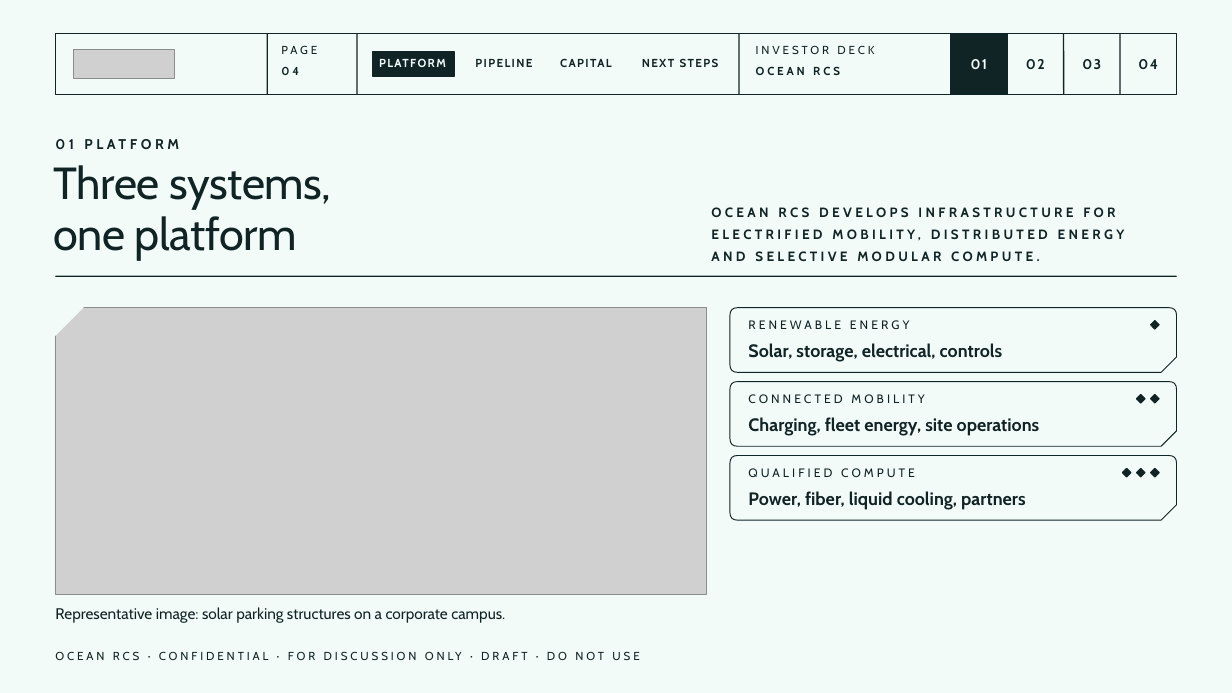
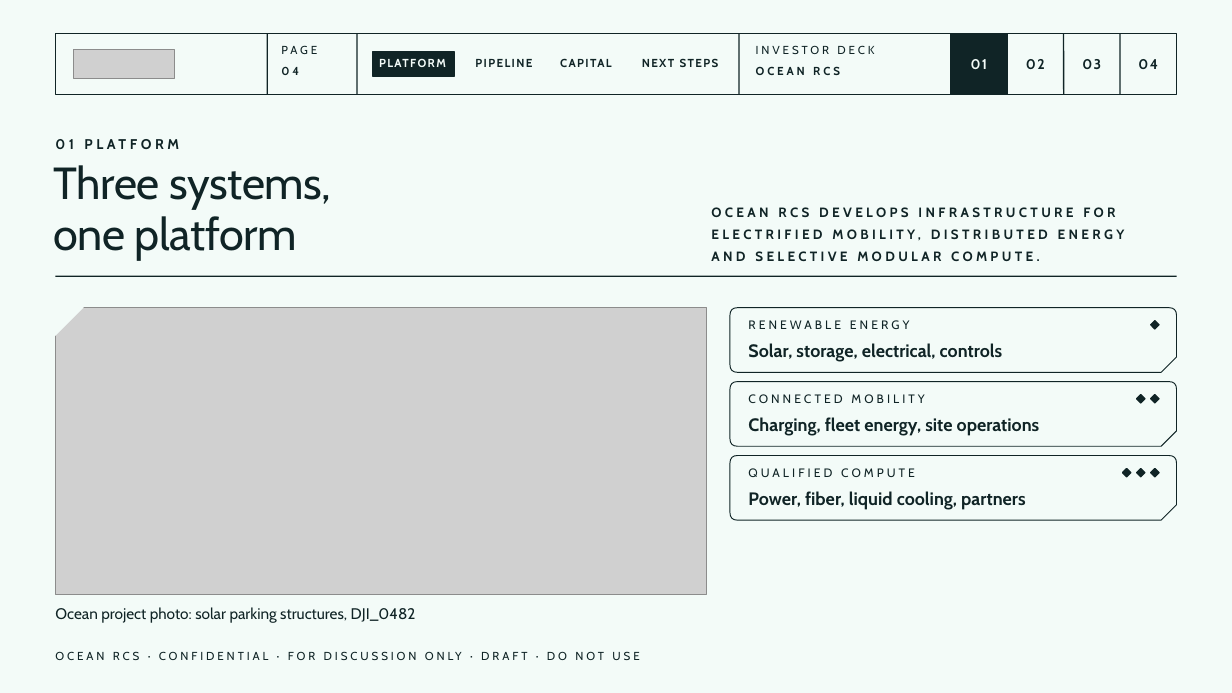
Before and after one commit to sfield079/ocean-brand-system, a slide deck: slide 4 of output/pptx/ocean-mobility-energy-investor.pptx. Drawn at 1232x693 pixels with LibreOffice and Linux fonts; fonts in the diff are those of the drawing; grey boxes stand for pictures. Boxes give left, top, right and bottom in pixels: in the first picture for what was removed or moved away, otherwise in the second. Text is boxed around its words. In the diff, an @@ line names an element or a change of style, - is before the commit and + after.

Commit message:
Regenerate Ocean investor, leadership and diligence decks from shared recipes

```diff
--- a/output/pptx/ocean-mobility-energy-investor.pptx
+++ b/output/pptx/ocean-mobility-energy-investor.pptx
@@ text at (101, 607, 416, 623): text changed @@
-Representative image: solar parking structures on a corporate campus.
+Ocean project photo: solar parking structures, DJI_0482
```
Also in this commit, not shown: 9 other files.
